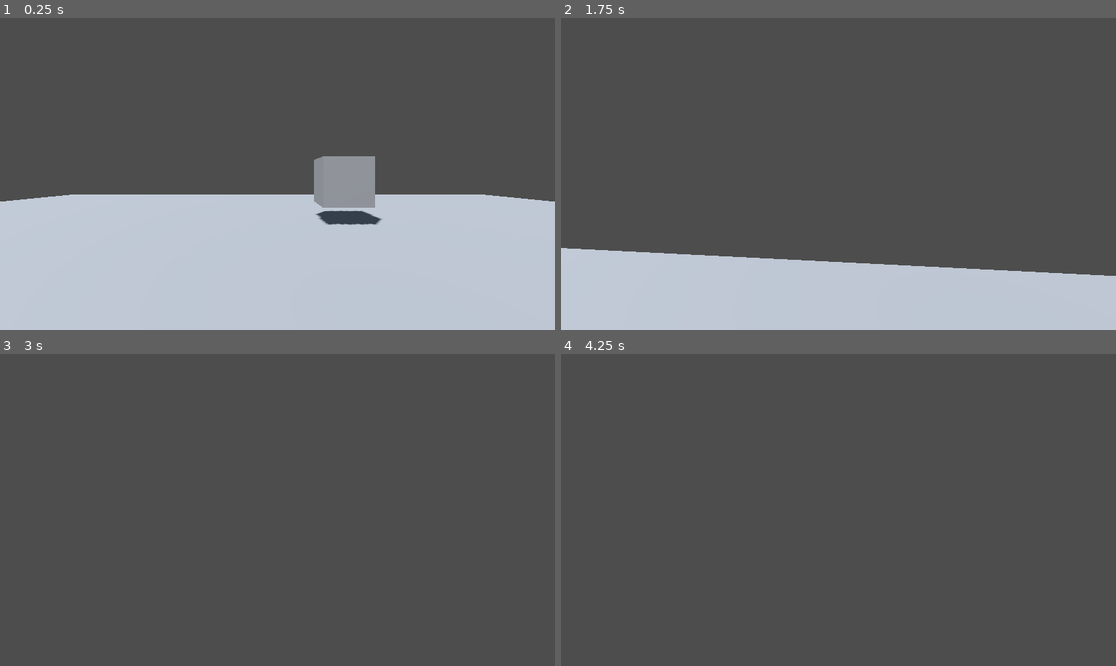
Above: before the commit, frames 1-4 (two rows, left to right).
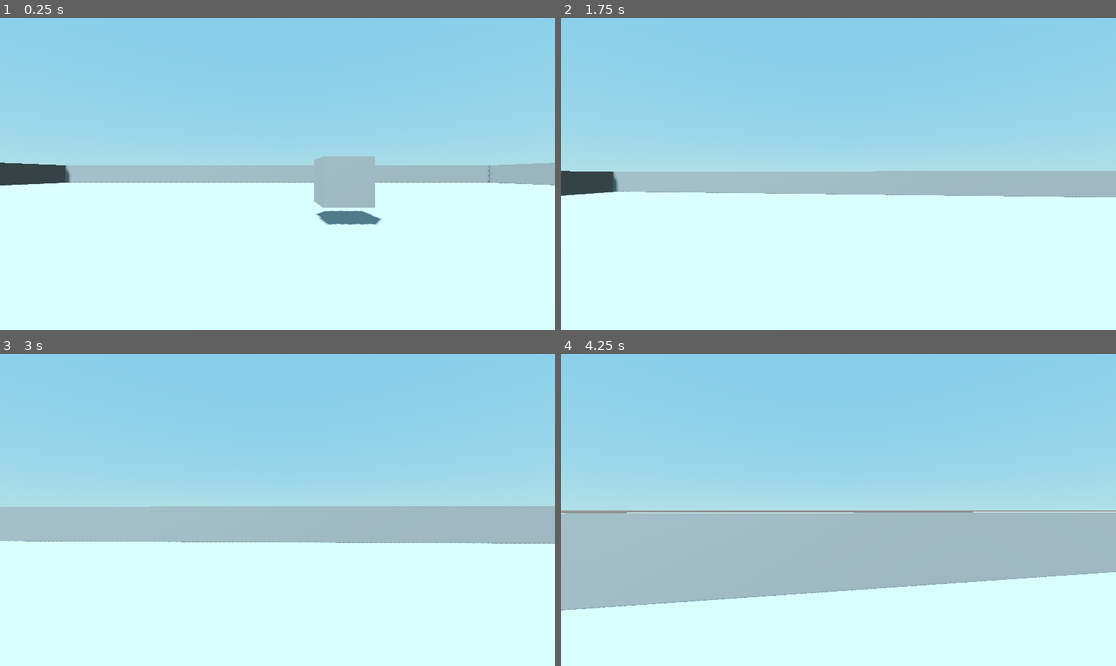
Above: after the commit, the same moments.

Repository: Liloslash/gwj_critters
Game: Godot game, scene res://World.tscn
Same seed, same stepped clock (60 frames per second), same inputs: the game is played once before the commit and once after it.
Inputs (mouse positions are in pixels of both pictures, inside the frame that each line leads up to):
- Up to frame 1 (0.25 s): no input
- Up to frame 2 (1.75 s): tap Enter (ui_accept) at 0.5, 0.77, 1.52 s; move the mouse to (866, 174) at 0.52 s; hold Up (ui_up) from 0.53 s (still down); move the mouse to (810, 174) at 1.27 s
- Up to frame 3 (3 s): keep holding Up (ui_up); move the mouse to (288, 503) at 2.02 s; tap Enter (ui_accept) at 2.75 s; move the mouse to (271, 516) at 2.77 s
- Up to frame 4 (4.25 s): keep holding Up (ui_up); tap Enter (ui_accept) at 3.02, 3.77 s; move the mouse to (877, 513) at 3.52 s

The runs differ from the first frame. In frame 1, 99% of the frame differs, in the area x 0-100%, y 0-100%; in frame 2, 100%; in frame 3, 100%; in frame 4, 100%.

Commit message:
walls added

Diff:
--- /dev/null
+++ b/Wall.tscn
@@ -0,0 +1,13 @@
+[gd_scene load_steps=3 format=3 uid="uid://dp0kl2dvdb31y"]
+
+[sub_resource type="BoxShape3D" id="BoxShape3D_fgjl5"]
+
+[sub_resource type="BoxMesh" id="BoxMesh_l6igm"]
+
+[node name="StaticBody3D" type="StaticBody3D"]
+
+[node name="CollisionShape3D" type="CollisionShape3D" parent="."]
+shape = SubResource("BoxShape3D_fgjl5")
+
+[node name="MeshInstance3D" type="MeshInstance3D" parent="."]
+mesh = SubResource("BoxMesh_l6igm")
--- a/World.tscn
+++ b/World.tscn
@@ -3,32 +3,36 @@
 [ext_resource type="PackedScene" uid="uid://bporlauvhb1m8" path="res://Player.tscn" id="1_c6gwx"]
 
 [sub_resource type="BoxShape3D" id="BoxShape3D_2dftf"]
-size = Vector3(20, 1, 20)
+size = Vector3(50, 1, 50)
 
 [sub_resource type="BoxMesh" id="BoxMesh_bcbcq"]
-size = Vector3(20, 1, 20)
+size = Vector3(50, 1, 50)
 
 [sub_resource type="ProceduralSkyMaterial" id="ProceduralSkyMaterial_c6gwx"]
+sky_top_color = Color(0.529412, 0.807843, 0.921569, 1)
+sky_horizon_color = Color(0.690196, 0.878431, 0.901961, 1)
 
 [sub_resource type="Sky" id="Sky_2dftf"]
 sky_material = SubResource("ProceduralSkyMaterial_c6gwx")
 
 [sub_resource type="Environment" id="Environment_c6gwx"]
+background_mode = 2
 sky = SubResource("Sky_2dftf")
 ambient_light_source = 3
+glow_intensity = 2.37
 
 [sub_resource type="BoxMesh" id="BoxMesh_c6gwx"]
 
 [node name="World" type="Node3D"]
 metadata/_edit_lock_ = true
 
-[node name="StaticBody3D" type="StaticBody3D" parent="."]
+[node name="Ground" type="StaticBody3D" parent="."]
 
-[node name="CollisionShape3D" type="CollisionShape3D" parent="StaticBody3D"]
+[node name="CollisionShape3D" type="CollisionShape3D" parent="Ground"]
 transform = Transform3D(1, 0, 0, 0, 1, 0, 0, 0, 1, 0, -0.5, 0)
 shape = SubResource("BoxShape3D_2dftf")
 
-[node name="MeshInstance3D" type="MeshInstance3D" parent="StaticBody3D"]
+[node name="MeshInstance3D" type="MeshInstance3D" parent="Ground"]
 transform = Transform3D(1, 0, 0, 0, 1, 0, 0, 0, 1, 0, -0.5, 0)
 mesh = SubResource("BoxMesh_bcbcq")
 
@@ -47,3 +51,23 @@
 transform = Transform3D(1, 0, 0, 0, 1, 0, 0, 0, 1, 1.38618, 0.842959, -4.42377)
 mesh = SubResource("BoxMesh_c6gwx")
 skeleton = NodePath("")
+
+[node name="Wall1" type="CSGBox3D" parent="."]
+transform = Transform3D(1, 0, 0, 0, 1, 0, 0, 0, 1, 0, 0.5, 24.481)
+use_collision = true
+size = Vector3(50, 3, 1)
+
+[node name="Wall2" type="CSGBox3D" parent="."]
+transform = Transform3D(1, 0, 0, 0, 1, 0, 0, 0, 1, 0, 0.5, -24)
+use_collision = true
+size = Vector3(50, 3, 1)
+
+[node name="Wall3" type="CSGBox3D" parent="."]
+transform = Transform3D(-4.37114e-08, 0, 1, 0, 1, 0, -1, 0, -4.37114e-08, 25, 0.5, 0)
+use_collision = true
+size = Vector3(50, 3, 1)
+
+[node name="Wall4" type="CSGBox3D" parent="."]
+transform = Transform3D(-4.37114e-08, 0, 1, 0, 1, 0, -1, 0, -4.37114e-08, -25, 0.5, 0)
+use_collision = true
+size = Vector3(50, 3, 1)
